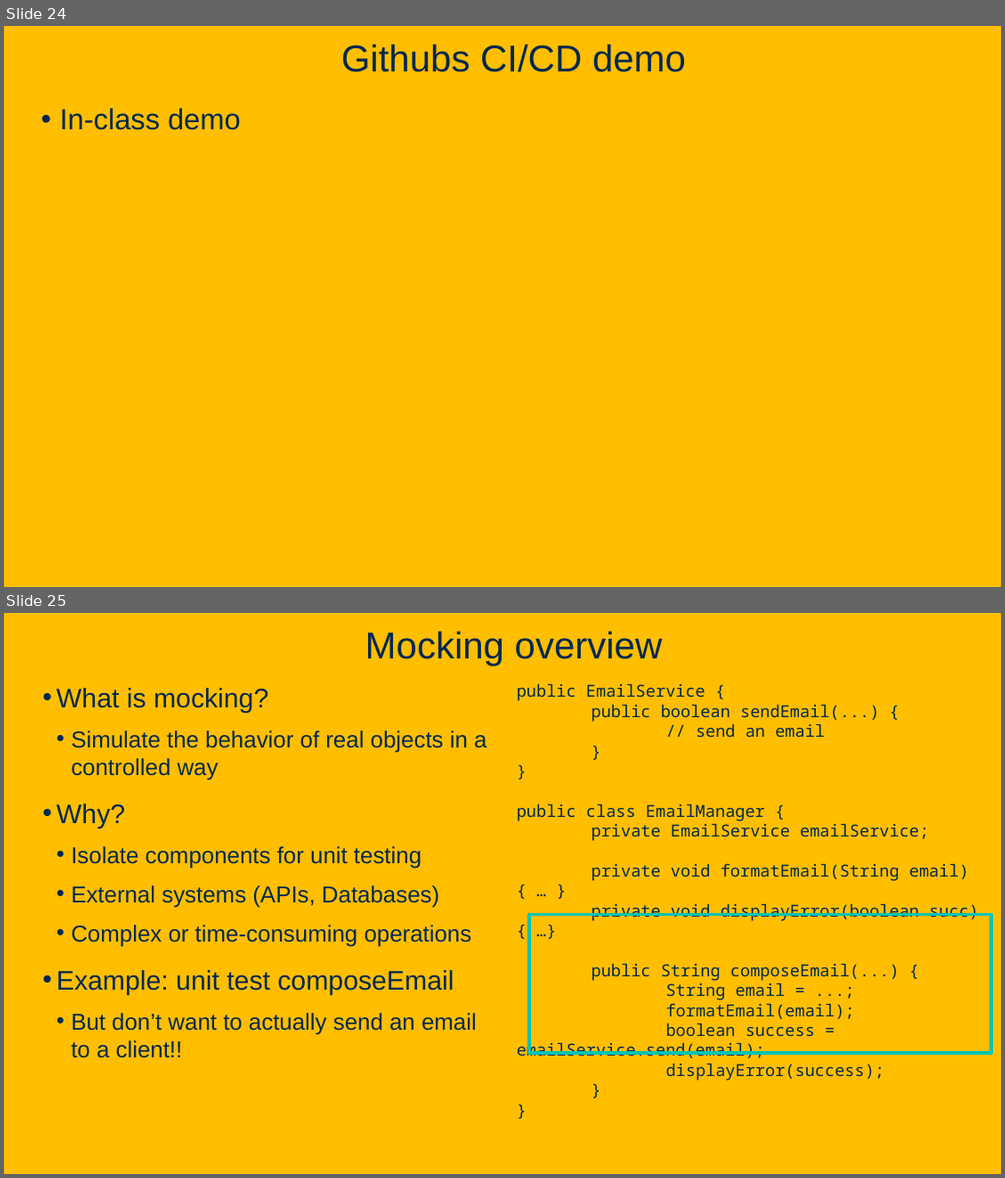
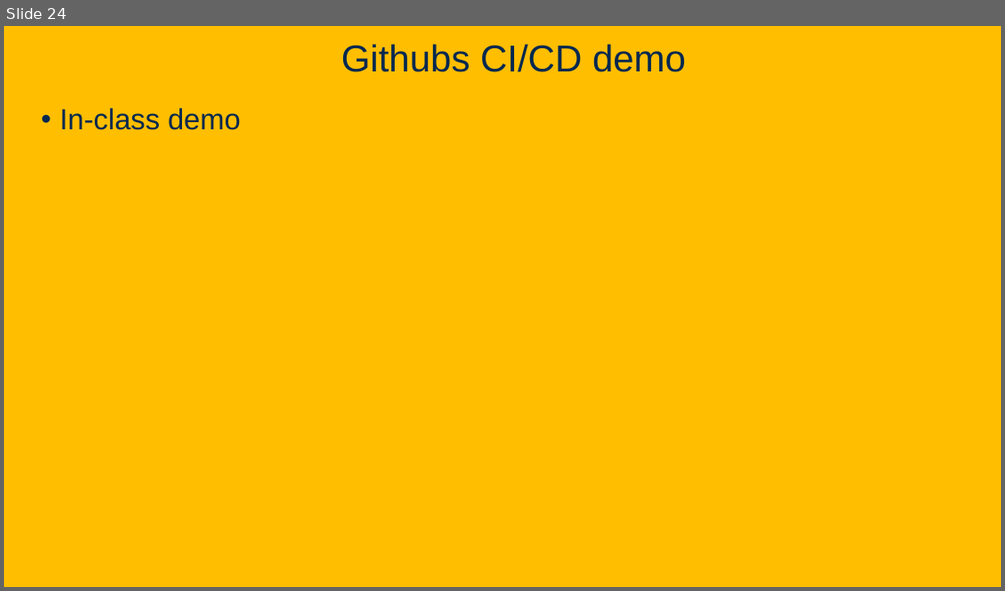
Before and after one commit to davsec-teaching/ECS160-Winter2025, a slide deck: slides/4_unit_testing_mocking_frameworks_CI.pptx. Shown one above the other, each under a label of ours: slides 24 and 25 before the commit, slide 24 after it. The pictures are 1005x1178 and 1005x591 pixels, drawn with LibreOffice and Linux fonts; fonts in the diff are those of the drawing; background and template pictures are left out. Boxes give left, top, right and bottom in pixels: in the first picture for what was removed or moved away, otherwise in the second. Text is boxed around its words. In the diff, an @@ line names an element or a change of style, - is before the commit and + after.

Commit message:
proxy use cases. moved mock testing from testing to proxy section

```diff
--- a/slides/4_unit_testing_mocking_frameworks_CI.pptx
+++ b/slides/4_unit_testing_mocking_frameworks_CI.pptx
@@ slide 25 removed at <box>4,613,1001,1174</box>, background picture (left out) @@
@@ title removed at <box>365,631,663,666</box> @@
-Mocking overview
@@ text removed at <box>57,688,486,1058</box> @@
-• What is mocking?
-  • Simulate the behavior of real objects in a controlled way
-• Why?
-  • Isolate components for unit testing
-  • External systems (APIs, Databases)
-  • Complex or time-consuming operations
-• Example: unit test composeEmail
-  • But don’t want to actually send an email to a client!!
@@ text removed at <box>517,683,979,1080</box> @@
-public EmailService {
-public boolean sendEmail(...) {
-// send an email
-}
-}
-public class EmailManager {
-private EmailService emailService;
-private void formatEmail(String email) { … }
-private void displayError(boolean succ) { …}
-public String composeEmail(...) {
-String email = ...;
-formatEmail(email);
-boolean success = emailService.send(email);
-displayError(success);
-}
-}
@@ rectangle removed at <box>530,915,992,1053</box> @@
```
Also in this commit, not shown: 3 other slides removed, 1 other file.
